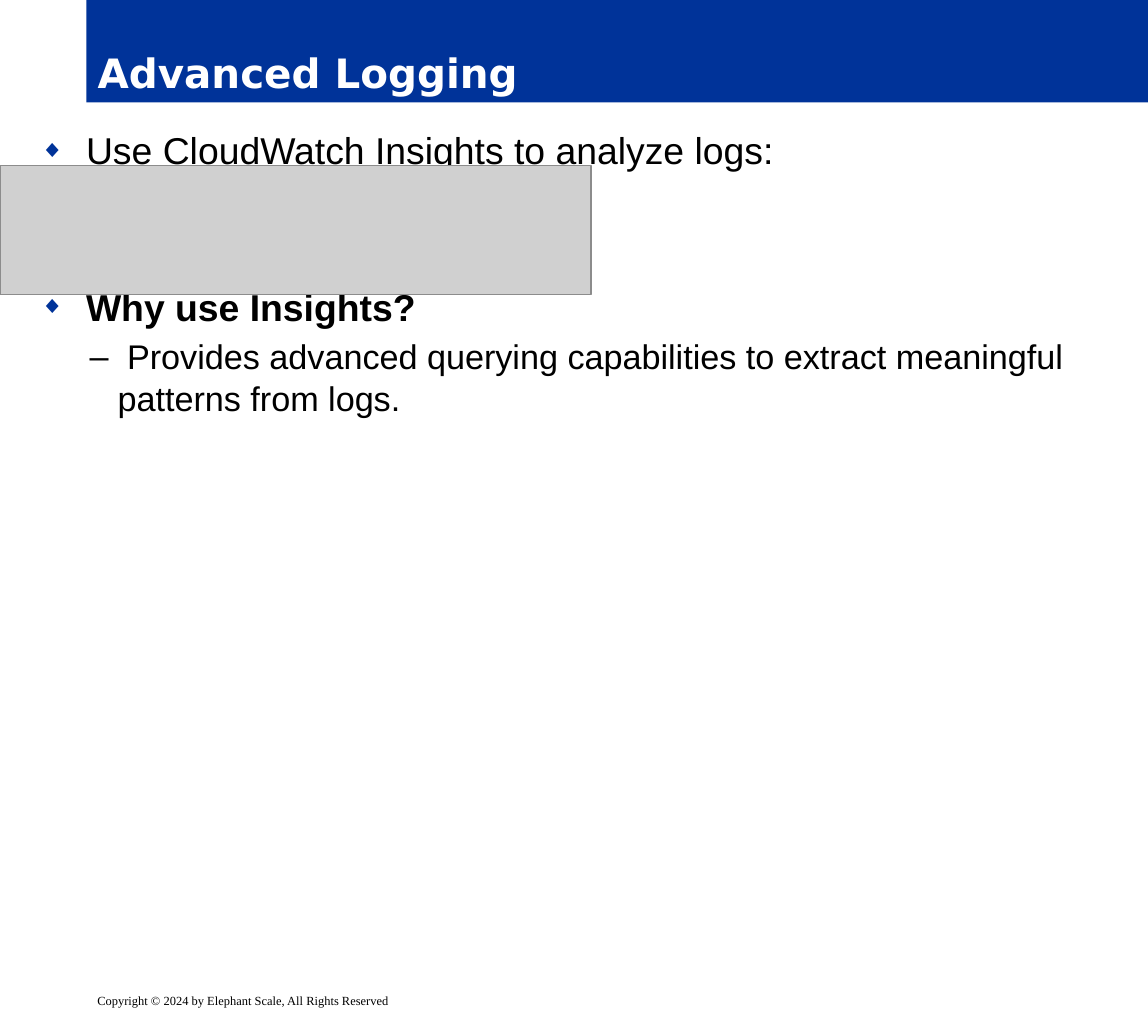
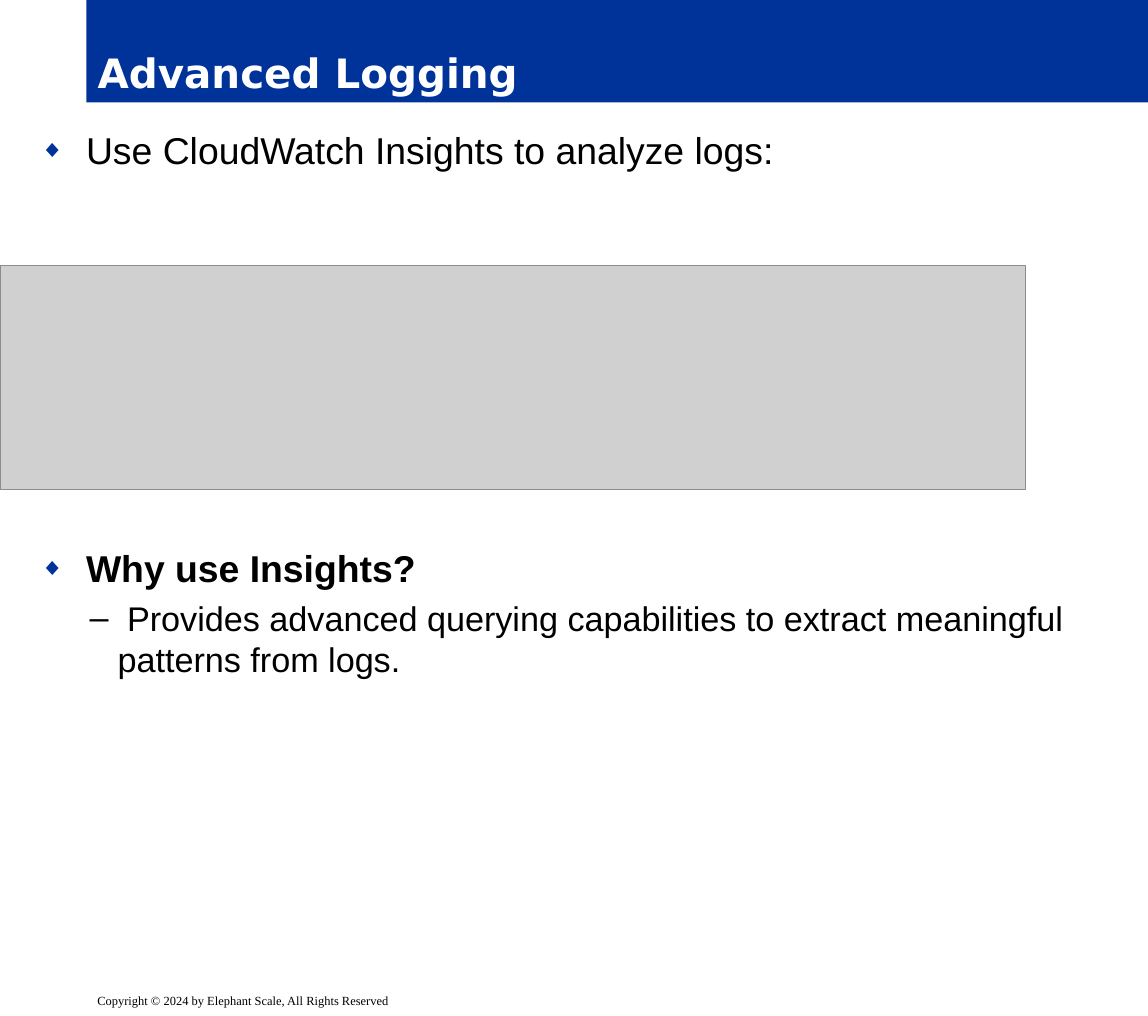
Before and after one commit to elephantscale/es-training-new, a slide deck: slide 22 of building-ai-applications/ready/05__ServerlessLLMBedrock.pptx. Drawn at 1148x1016 pixels with LibreOffice and Linux fonts; fonts in the diff are those of the drawing; grey boxes stand for pictures; background and template pictures are left out. Boxes give left, top, right and bottom in pixels: in the first picture for what was removed or moved away, otherwise in the second. Text is boxed around its words. In the diff, an @@ line names an element or a change of style, - is before the commit and + after.

```diff
--- a/building-ai-applications/ready/05__ServerlessLLMBedrock.pptx
+++ b/building-ai-applications/ready/05__ServerlessLLMBedrock.pptx
@@ text "Use CloudWatch Insights to analyze ..." rewrapped from (x1=86, y1=137, x2=1063, y2=417) to (x1=86, y1=137, x2=1063, y2=678) @@
@@ picture resized from (x1=0, y1=166, x2=591, y2=295) to (x1=0, y1=265, x2=1026, y2=489) @@
```
Also in this commit, not shown: 8 other slides changed.
